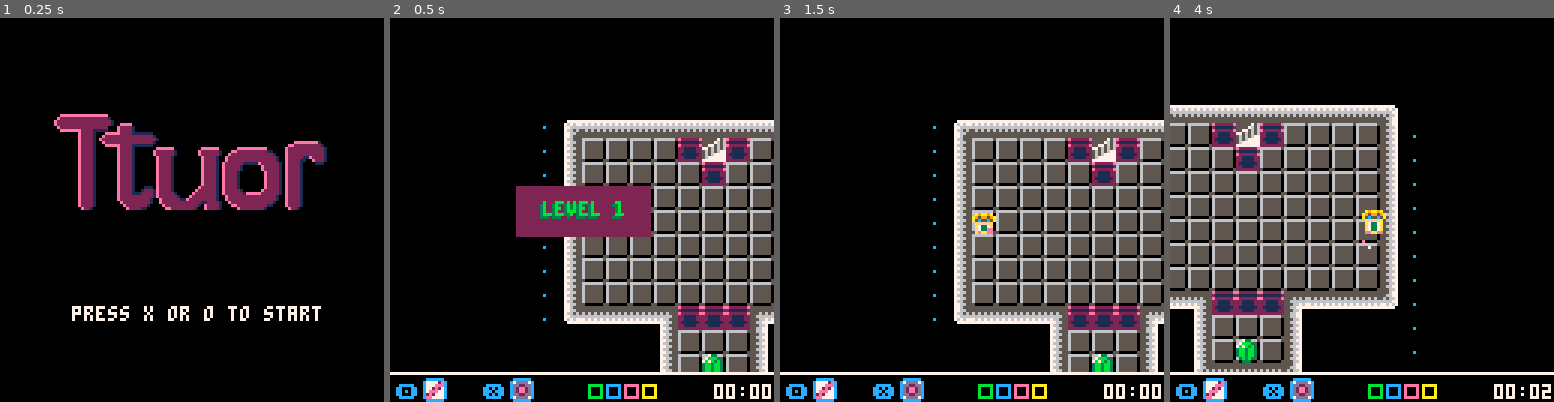
Above: before the commit, frames 1-4 (left to right).
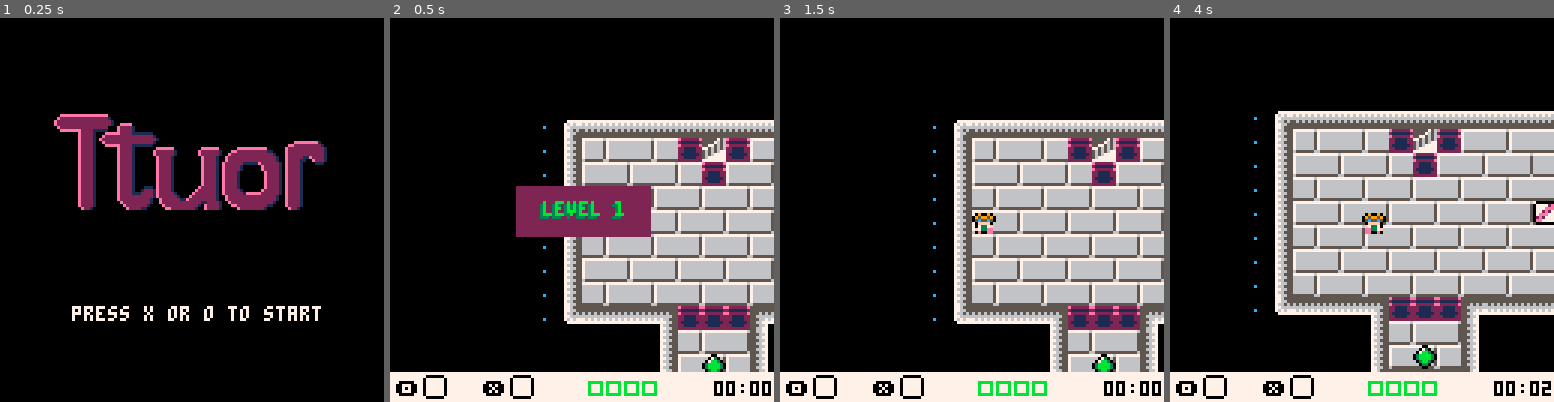
Above: after the commit, the same moments.

Repository: kitasuna/pico8-ttuor
Game: PICO-8 cartridge main.p8
The game is run twice, just before and just after one commit, with the same random seed, the same clock (stepped at 60 frames per second) and the same inputs.
Inputs:
- Up to frame 1 (0.25 s): no input
- Up to frame 2 (0.5 s): tap X (X key) at 0.33 s
- Up to frame 3 (1.5 s): tap O (Z key) at 0.7 s; tap X (X key) at 1.07 s
- Up to frame 4 (4 s): hold Right 1.6-2.1 s; tap O (Z key) every 0.4 s from 1.7 to 3.7 s; tap X (X key) at 1.85, 2.97 s; hold Up 2.15-2.42 s; hold Right 2.47-3.03 s; hold Left 3.08-3.58 s; hold Down 3.63-3.97 s

Frame 1 is identical in both runs. In frame 2, 25% of the frame differs, in the area x 0-100%, y 31-100%; in frame 3, 27%; in frame 4, 62%, in the area x 0-100%, y 22-100%.

Commit message:
Switch to black sprite outlines Add inventory tiles

Diff:
--- a/entity.lua
+++ b/entity.lua
@@ -42,7 +42,12 @@
     tmp.state = nil
 
     tmp.update = ent_update(tmp)
-    tmp.draw = ent_draw(tmp)
+    tmp.draw = function()
+      palt(0, false)
+      palt(15, true)
+      ent_draw(tmp)()
+      pal()
+    end
     add(ent_man.ents, tmp)
   end
 
@@ -56,7 +61,12 @@
     tmp.state = nil
 
     tmp.update = ent_update(tmp)
-    tmp.draw = ent_draw(tmp)
+    tmp.draw = function()
+      palt(0, false)
+      palt(15, true)
+      ent_draw(tmp)()
+      pal()
+    end
     add(ent_man.ents, tmp)
   end
 
@@ -200,7 +210,7 @@
 
 -- {pos_x: Int, pos_y: Int, item_index: Int}
 function new_item(item)
-  local tmp = new_sprite(27+item.item_index, item.pos_x, item.pos_y, 8, 6)
+  local tmp = new_sprite(28, item.pos_x, item.pos_y, 8, 6)
 
   tmp.vel_x = 0
   tmp.vel_y = 0
@@ -208,13 +218,18 @@
   tmp.type = ENT_ITEM
   tmp.can_travel = 1 << FLAG_FLOOR
   tmp.state = ENT_STATE_NORMAL
-  tmp.frames = { NORMAL={frames={27+item.item_index}, len=20}, BROKEN={frames={32+item.item_index}, len=20}, HELD={frames={28}, len=10} }
+  tmp.frames = { NORMAL={frames={28}, len=20}, BROKEN={frames={32+item.item_index}, len=20}, HELD={frames={28}, len=10} }
   tmp.frame_half_step = 0
   tmp.frame_offset = 1
   tmp.feels_grav = true
 
   tmp.update = ent_update(tmp)
-  tmp.draw = ent_draw(tmp)
+  tmp.draw = function()
+    palt(0, false)
+    palt(15, true)
+    ent_draw(tmp)()
+    pal()
+  end
   return tmp
 end
 
--- a/main.p8
+++ b/main.p8
@@ -54,16 +54,16 @@
   for i=1,#items do
     local offset = i * 6
     if items[i] == 0 then
-      rect(x + offset, y, x + 4 + offset, y+4, colors[i])
+      rect(x + offset, y, x + 4 + offset, y+4, CLR_GRN)
     elseif items[i] == 1 or items[i] == 2 then
-      rectfill(x + offset, y, x + 4 + offset, y+4, colors[i])
+      rectfill(x + offset, y, x + 4 + offset, y+4, CLR_GRN)
     end
   end
   invfx.draw()
 end
 
 function timer_draw(x, y)
-  print((timer_minutes > 9 and timer_minutes or "0"..timer_minutes)..":"..(timer_seconds > 9 and timer_seconds or "0"..timer_seconds), x, y, CLR_WHT)
+  print((timer_minutes > 9 and timer_minutes or "0"..timer_minutes)..":"..(timer_seconds > 9 and timer_seconds or "0"..timer_seconds), x, y, CLR_BLK)
 end
 game_draw = function()
   cls()
@@ -94,7 +94,10 @@
     end
   end)
 
+  palt(0, false)
+  palt(11, true)
   player.draw()
+  pal()
 
   foreach(ent_man.ents, function(ent)
     if ent.pos_y > player.pos_y or ent.state == ENT_STATE_HELD then
@@ -113,21 +116,23 @@
 
   -- Draw inventory
   camera()
-  line(0, 118, 128, 118, CLR_WHT)
-  rectfill(0, 119, 128, 128, CLR_BLK)
+  rectfill(0, 118, 128, 128, CLR_WHT)
   -- print("D: "..player.deaths)
-  print("🅾️", 2, 122, CLR_BLU)
-  print("❎", 31, 122, CLR_BLU)
-  spr(41, 11, 120)
-  spr(41, 40, 120)
+  print("🅾️", 2, 121, CLR_BLK)
+  print("❎", 31, 121, CLR_BLK)
+  palt(0, false)
+  palt(15, true)
+  spr(41, 11, 119)
+  spr(41, 40, 119)
   if player.inventory.glove > 0 then
-    spr(39, 11, 120)
+    spr(39, 11, 119)
   end
   if player.inventory.wormhole > 0 then
-    spr(40, 40, 120)
-  end
-  inventory_draw(60, 122)
-  timer_draw(108, 122)
+    spr(40, 40, 119)
+  end
+  inventory_draw(60, 121)
+  timer_draw(108, 121)
+  pal()
 end
 
 game_update = function()
@@ -265,12 +270,11 @@
   -- ^^ might not need this since logic is internal
 
   -- Set up particle source for inventory
-  invcolors = {CLR_GRN, CLR_BLU, CLR_PNK, CLR_YLW, CLR_GRY}
   invfx = flsrc(0, 0, 0.05, {})
   invfx.handle_player_item_collision = function(payload)
     invfx.pos_x = 60 + (payload.entity.item_index * 6)
     invfx.pos_y = 122
-    invfx.colors = {CLR_WHT, invcolors[payload.entity.item_index]}
+    invfx.colors = {CLR_WHT, CLR_GRN}
     for i=0,20 do
       invfx.add(4, -2, true, false, 80)
     end
@@ -546,20 +550,20 @@
 
 
 __gff__
-0001010101010101010101010101010101010101010101010101010004040404040404040404000000000010001010000000420242000000000000000000000002000000000000000000000000000000020202020200000000000000000000002202000000000000000000000000000002020202020200000000000000000000
+0001010101010101010101010101010101010101010101010101010004040404040404040404000000000010001010000000420242000004000000000000000002000000000000000000000000000000020202020200000000000000000000002202000000000202000000000000000002020202020202020000000000000000
 0000000000000000000000000000000000000000000000000000000000000000000000000000000000000000000000000000000000000000000000000000000000000000000000000000000000000000000000000000000000000000000000000000000000000000000000000000000000000000000000000000000000000000
 __map__
 6045434343434343434343434346004543434343460000000000000000000000000000000000000000606045434343000000000000000000000000454343434343460000000000000000000000000000000000000000000000000000000000000000000000000000000000000000000000000000000000000000000000000000
-6041747474747432747474747442604174747474426060606060000045434343460000000000000000606041337474606043434343434600000000307474747474426060606060434343460000000000000000000000000000000000000000000000000000000000000000000000000000000000000000000000000000000000
-6041747474747474747474747442603074747474426060606060000041747474420000000000000000606041747474606074747474744200000000417474747474426060606060747474420000000000000000000000000000000000000000000000000000000000000000000000000000000000000000000000000000000000
-6041747474747474747474747442603074747474426060606060000041747474420000454343434346606041747474606074747474744200000000417474747432426060606060747474420000000000000000000000000000000000000000000000000000000000000000000000000000000000000000000000000000000000
-60417474747474747474747474426041747474744260606060600000307474744943434c7474747442606041747474604574747474744200000000417474744a44476060606060747474420000000000000000000000000000000000000000000000000000000000000000000000000000000000000000000000000000000000
-6041747474747474747474747442604174747474494346606060000041747474747474747474747442606048444444603074747474744200000000417474744260606060606060747474420000000000000000000000000000000000000000000000000000000000000000000000000000000000000000000000000000000000
-6041747474747474747474747442604844444b74747442606060000041747474747474747474743342606060606060606060606060606000000000606060606060606060606060747474420000000000000000000000000000000000000000000000000000000000000000000000000000000000000000000000000000000000
-6041747474747474747474747442600055554174747442606060000041747474747474747474747442607474746060606060606060606000000000606060606060606060606060747474420000000000000000000000000000000000000000000000000000000000000000000000000000000000000000000000000000000000
-60484444444b7474744a444444476000555541747474426060600000417474744a44444b7474747442607474746060606074747474747442000000307474744260606060606030747474420000000000000000000000000000000000000000000000000000000000000000000000000000000000000000000000000000000000
-0000000000417474744200000000600000004174747442606060000041747474420000484444444447607474746060606074747474743242000000417474744260417474747474747474420000000000000000000000000000000000000000000000000000000000000000000000000000000000000000000000000000000000
-0000000000417474744200000000600000604174747442600000000041747474494343434600000000006060606060606044444444444447000000417474744260417433747474747474420000000000000000000000000000000000000000000000000000000000000000000000000000000000000000000000000000000000
+6041746667666732746667666742604174747474426060606060000045434343460000000000000000606041337474606043434343434600000000307474747474426060606060434343460000000000000000000000000000000000000000000000000000000000000000000000000000000000000000000000000000000000
+6041666766676667666766676742603074747474426060606060000041747474420000000000000000606041747474606074747474744200000000417474747474426060606060747474420000000000000000000000000000000000000000000000000000000000000000000000000000000000000000000000000000000000
+6041767776777677767776776742603074747474426060606060000041747474420000454343434346606041747474606074747474744200000000417474747432426060606060747474420000000000000000000000000000000000000000000000000000000000000000000000000000000000000000000000000000000000
+60416667666766676667666767426041747474744260606060600000307474744943434c7474747442606041747474604574747474744200000000417474744a44476060606060747474420000000000000000000000000000000000000000000000000000000000000000000000000000000000000000000000000000000000
+6041766667666766676667666742604174747474494346606060000041747474747474747474747442606048444444603074747474744200000000417474744260606060606060747474420000000000000000000000000000000000000000000000000000000000000000000000000000000000000000000000000000000000
+6041666777767776777677767742604844444b74747442606060000041747474747474747474743342606060606060606060606060606000000000606060606060606060606060747474420000000000000000000000000000000000000000000000000000000000000000000000000000000000000000000000000000000000
+6041767776777677767776776742600055554174747442606060000041747474747474747474747442607474746060606060606060606000000000606060606060606060606060747474420000000000000000000000000000000000000000000000000000000000000000000000000000000000000000000000000000000000
+60484444444b6667744a444444476000555541747474426060600000417474744a44444b7474747442607474746060606074747474747442000000307474744260606060606030747474420000000000000000000000000000000000000000000000000000000000000000000000000000000000000000000000000000000000
+0000000000416766674200000000600000004174747442606060000041747474420000484444444447607474746060606074747474743242000000417474744260417474747474747474420000000000000000000000000000000000000000000000000000000000000000000000000000000000000000000000000000000000
+0000000000416667774200000000600000604174747442600000000041747474494343434600000000006060606060606044444444444447000000417474744260417433747474747474420000000000000000000000000000000000000000000000000000000000000000000000000000000000000000000000000000000000
 00000000004844444447000000000000006041743374426000000000417474747474743242000000000000000000000000000000000000000000004174747460606074744a4444444444470000000000000000000000000000000000000000000000000000000000000000000000000000000000000000000000000000000000
 0000000000000000000000000000000000604174747442600000000041747474747474744200000000000000000000000000000000000000000000417474746060607474420000000000000000000000000000000000000000000000000000000000000000000000000000000000000000000000000000000000000000000000
 0000000000000000000000000000000045434c74747449434600000048444444444444444700000000000000000000000000000000000000000000484444446060604444470000000000000000000000000000000000000000000000000000000000000000000000000000000000000000000000000000000000000000000000
--- a/player.lua
+++ b/player.lua
@@ -27,9 +27,8 @@
   player.gbeam = new_gbeam()
   player.wormhole = nil
   player.inventory = {
-    glove = 2,
-    wormhole = 2,
-    -- items = {0,0,0,0,0},
+    glove = 0,
+    wormhole = 0,
     items = {0,0,0,0},
   }
 
Not shown, changed: 48 lines of the sprite sheet (__gfx__) section of main.p8
